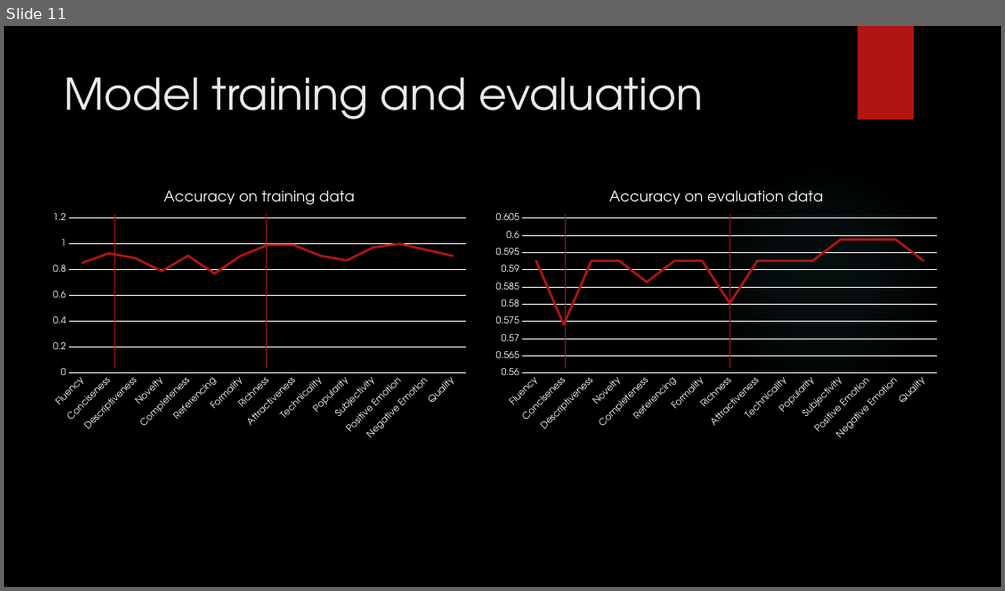
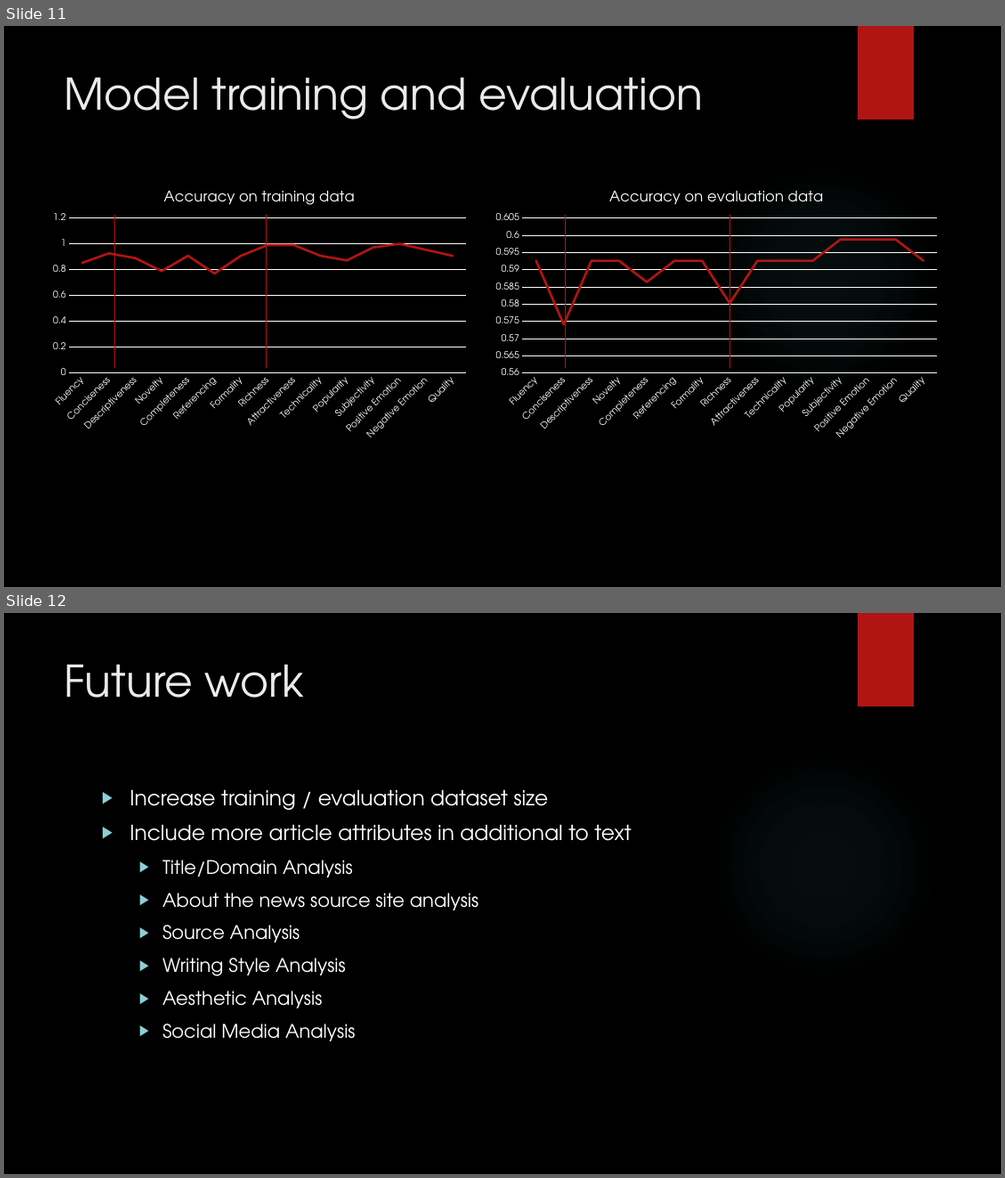
Before and after one commit to yanglinfang/W266FakeNewsIdentification, a slide deck: Low Quality News Identification.pptx. Shown one above the other, each under a label of ours: slide 11 before the commit, slides 11 and 12 after it. The pictures are 1005x591 and 1005x1178 pixels, drawn with LibreOffice and Linux fonts; fonts in the diff are those of the drawing; background and template pictures are left out. Boxes give left, top, right and bottom in pixels: in the first picture for what was removed or moved away, otherwise in the second. Text is boxed around its words. In the diff, an @@ line names an element or a change of style, - is before the commit and + after.

```diff
--- a/Low Quality News Identification.pptx
+++ b/Low Quality News Identification.pptx
@@ slide 12 added at box(4, 613, 1001, 1174), background picture (left out); not listed: 2 template elements that a slide beside it also shows @@
@@ title added at box(65, 664, 304, 698), 42 pt, text #EBEBEB @@
+Future work
@@ text added at box(129, 789, 631, 1041), 18 pt, text #FFFFFF @@
+▶ Increase training / evaluation dataset size
+▶ Include more article attributes in additional to text
+  ▶ Title/Domain Analysis
+  ▶ About the news source site analysis
+  ▶ Source Analysis
+  ▶ Writing Style Analysis
+  ▶ Aesthetic Analysis
+  ▶ Social Media Analysis
```
Also in this commit, not shown: 2 slides changed.
